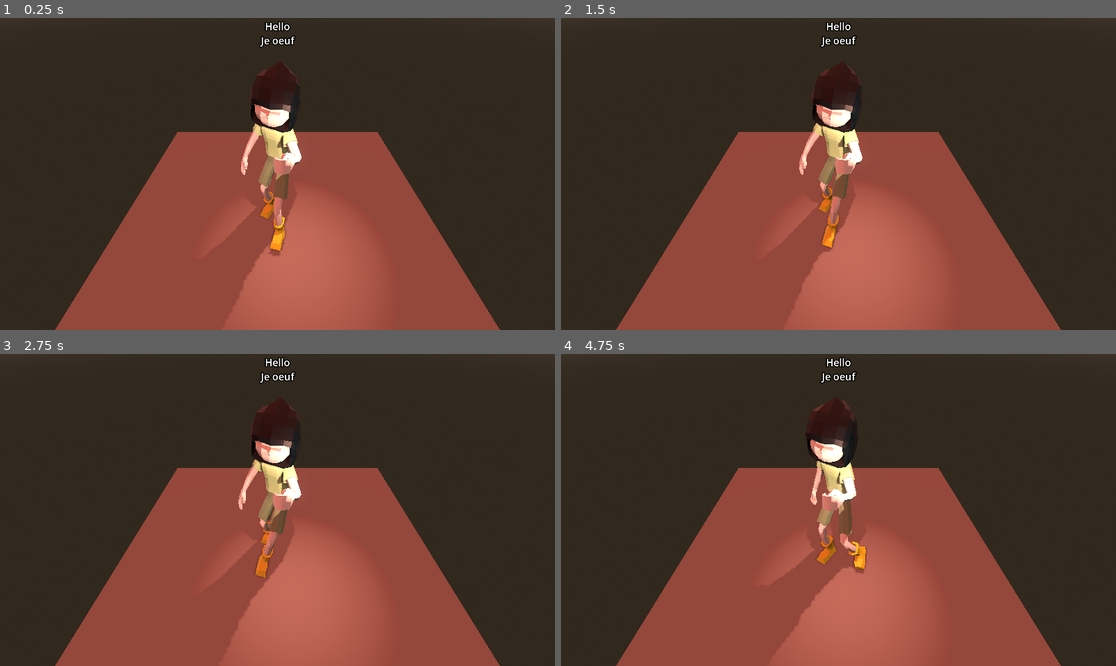
Above: before the commit, frames 1-4 (two rows, left to right).
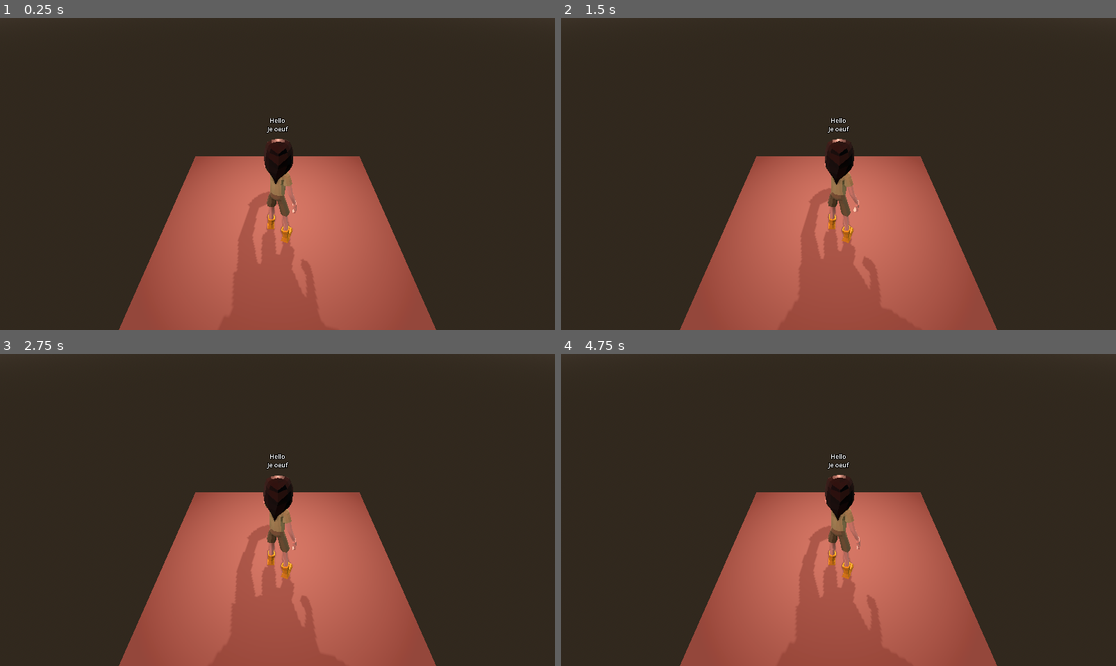
Above: after the commit, the same moments.

Repository: GreenDjango/BrackeysJam2026.1
Game: Godot game, scene res://src/scenes/game.tscn
Two runs of this game, one before a commit and one after it. Both use one fixed random seed, a clock stepped at 60 frames per second and the inputs below.
Inputs:
- Up to frame 1 (0.25 s): no input
- Up to frame 2 (1.5 s): no input
- Up to frame 3 (2.75 s): no input
- Up to frame 4 (4.75 s): no input

The runs differ from the first frame. In frame 1, 25% of the frame differs, in the area x 9-91%, y 1-100%; in frame 2, 25%; in frame 3, 25%; in frame 4, 26%.

Commit message:
Fix walk blending

Diff:
--- a/src/entities/player.tscn
+++ b/src/entities/player.tscn
@@ -5,11 +5,20 @@
 [sub_resource type="GDScript" id="GDScript_26beo"]
 script/source = "extends CharacterBody3D
 
-const SPEED = 5.0
-const JUMP_VELOCITY = 4.5
-
+const SPEED := 5.0
+const JUMP_VELOCITY := 4.5
+const WALK_BLEND_SPEED := 0.1
+
+var walk_blend_position := Vector2(0, 0)
 var max_life : int = 5
 var current_life : int = max_life
+
+func _process(_delta: float) -> void:
+	var input_dir := Input.get_vector(\"ui_left\", \"ui_right\", \"ui_up\", \"ui_down\")
+	walk_blend_position.x = move_toward(walk_blend_position.x, input_dir.x, WALK_BLEND_SPEED)
+	walk_blend_position.y = move_toward(walk_blend_position.y, input_dir.y, WALK_BLEND_SPEED)
+
+	$AnimationTree.set(\"parameters/WalkBlendSpace2D/blend_position\", walk_blend_position)
 
 func _physics_process(delta: float) -> void:
 	# Add the gravity.
@@ -40,10 +49,8 @@
 func remove_life() -> void:
 	if current_life > 0:
 		current_life = current_life - 1
-		$Torch.light_energy = current_life / float(max_life)
+		$MainCharacter/Armature/Skeleton3D/LeftHandBoneAttachment/Torch.light_energy = current_life / float(max_life)
 "
-
-[sub_resource type="CapsuleMesh" id="CapsuleMesh_26beo"]
 
 [sub_resource type="CapsuleShape3D" id="CapsuleShape3D_26beo"]
 height = 4.1674805
@@ -59,6 +66,9 @@
 
 [sub_resource type="AnimationNodeAnimation" id="AnimationNodeAnimation_l2v1k"]
 animation = &"marche_arriere"
+
+[sub_resource type="AnimationNodeAnimation" id="AnimationNodeAnimation_2lfla"]
+animation = &"idle"
 
 [sub_resource type="AnimationNodeBlendSpace2D" id="AnimationNodeBlendSpace2D_ya6j6"]
 blend_point_0/node = SubResource("AnimationNodeAnimation_cusn3")
@@ -69,124 +79,122 @@
 blend_point_2/pos = Vector2(-1, 0)
 blend_point_3/node = SubResource("AnimationNodeAnimation_l2v1k")
 blend_point_3/pos = Vector2(0, -1)
+blend_point_4/node = SubResource("AnimationNodeAnimation_2lfla")
+blend_point_4/pos = Vector2(0, 0)
 sync = true
 
 [sub_resource type="AnimationNodeBlendTree" id="AnimationNodeBlendTree_0qy4j"]
-nodes/output/position = Vector2(792, 181)
-nodes/BlendSpace2D/node = SubResource("AnimationNodeBlendSpace2D_ya6j6")
-nodes/BlendSpace2D/position = Vector2(445, 155)
-node_connections = [&"output", 0, &"BlendSpace2D"]
+graph_offset = Vector2(0, 32)
+nodes/output/position = Vector2(700, 200)
+nodes/WalkBlendSpace2D/node = SubResource("AnimationNodeBlendSpace2D_ya6j6")
+nodes/WalkBlendSpace2D/position = Vector2(280, 120)
+node_connections = [&"output", 0, &"WalkBlendSpace2D"]
 
 [node name="Player" type="CharacterBody3D" unique_id=460088547]
 script = SubResource("GDScript_26beo")
-
-[node name="MeshInstance3D" type="MeshInstance3D" parent="." unique_id=1107719430]
-transform = Transform3D(1, 0, 0, 0, 1, 0, 0, 0, 1, 0, 1, 0)
-visible = false
-mesh = SubResource("CapsuleMesh_26beo")
 
 [node name="CollisionShape3D" type="CollisionShape3D" parent="." unique_id=297260006]
 transform = Transform3D(1, 0, 0, 0, 1, 0, 0, 0, 1, 0, 2.0837402, 0)
 shape = SubResource("CapsuleShape3D_26beo")
 
+[node name="MainCharacter" parent="." unique_id=805796366 instance=ExtResource("1_cusn3")]
+transform = Transform3D(-1, 0, -8.742278e-08, 0, 1, 0, 8.742278e-08, 0, -1, 0, 0, 0)
+
+[node name="Skeleton3D" parent="MainCharacter/Armature" parent_id_path=PackedInt32Array(805796366, 1566124132) index="0" unique_id=2084913571]
+bones/0/position = Vector3(1.9367658, -3.129304, -260.39554)
+bones/0/rotation = Quaternion(-0.67152786, -0.18282658, 0.18118855, 0.6948348)
+bones/1/position = Vector3(8.34465e-07, 19.411194, -0.35083914)
+bones/1/rotation = Quaternion(0.032513425, 0.0009141954, -0.027295118, 0.9990982)
+bones/2/position = Vector3(-5.066395e-07, 22.65011, 1.0132791e-06)
+bones/2/rotation = Quaternion(0.01072611, -0.0074813506, 0.027552925, 0.9995348)
+bones/3/position = Vector3(-1.013279e-06, 25.88585, 1.4901161e-06)
+bones/3/rotation = Quaternion(0.0113788815, -0.0043873116, 0.028168013, 0.9995289)
+bones/4/position = Vector3(6.67572e-06, 29.12155, 1.2562681e-05)
+bones/4/rotation = Quaternion(0.0016210957, 0.151519, -0.054686237, 0.9869392)
+bones/5/position = Vector3(1.4305115e-06, 33.540718, -0.30647784)
+bones/5/rotation = Quaternion(-0.04969358, 0.11466078, -0.010244252, 0.9921081)
+bones/6/position = Vector3(1.7881393e-07, 76.44837, -0.6985529)
+bones/7/position = Vector3(10.745476, 26.459852, -0.02640345)
+bones/7/rotation = Quaternion(-0.5923922, -0.40514055, 0.5208896, -0.46217594)
+bones/8/position = Vector3(4.4699652e-07, 22.018236, 1.8472758e-05)
+bones/8/rotation = Quaternion(0.226072, -0.37010074, 0.20142542, 0.87826234)
+bones/9/position = Vector3(2.462791e-05, 59.046375, -2.5344623e-05)
+bones/9/rotation = Quaternion(-0.038436987, 0.023519685, 0.5503972, 0.83368605)
+bones/10/position = Vector3(-2.722588e-05, 52.63069, 2.0556068e-05)
+bones/10/rotation = Quaternion(0.009254116, -0.30560583, -0.078924134, 0.9488364)
+bones/11/position = Vector3(-8.431525, 7.1248555, -1.3235979e-05)
+bones/11/rotation = Quaternion(0.27054274, 0.22973152, 0.2185753, 0.9089857)
+bones/12/position = Vector3(-2.1539516, 8.5643835, -1.2560372e-06)
+bones/12/rotation = Quaternion(0.033891123, 0.021247922, -0.11090852, 0.99302536)
+bones/13/position = Vector3(0.4728415, 8.947642, -2.874338e-05)
+bones/13/rotation = Quaternion(0.10662207, -0.053028643, -0.35264337, 0.92815)
+bones/14/position = Vector3(1.6810491, 6.3148417, -1.4747163e-05)
+bones/15/position = Vector3(9.4146104e-05, 15.680079, -2.3700883e-05)
+bones/15/rotation = Quaternion(0.46107212, 0.10081229, 0.049864024, 0.88020617)
+bones/16/position = Vector3(0.33030725, 16.339539, 3.4438068e-05)
+bones/16/rotation = Quaternion(0.5281328, -0.006151571, 0.103952415, 0.8427526)
+bones/17/position = Vector3(-0.063271984, 9.598887, 2.3677221e-06)
+bones/17/rotation = Quaternion(0.47432178, 0.013722204, 0.077620134, 0.8768156)
+bones/18/position = Vector3(-0.26705357, 9.334155, 3.225574e-06)
+bones/19/position = Vector3(-10.74546, 26.460619, -0.06979174)
+bones/19/rotation = Quaternion(0.62580603, -0.40787202, 0.5334338, 0.39680684)
+bones/20/position = Vector3(-1.6433048e-06, 22.018215, -5.4073116e-06)
+bones/20/rotation = Quaternion(0.38786462, 0.008553736, 0.024058668, 0.92136264)
+bones/21/position = Vector3(3.6858025e-06, 59.043495, 8.3487175e-06)
+bones/21/rotation = Quaternion(-0.01889111, -0.10476549, -0.16820782, 0.97998655)
+bones/22/position = Vector3(-2.8628986e-06, 52.628662, 1.4583402e-05)
+bones/22/rotation = Quaternion(0.028175516, -0.16524605, -0.05022709, 0.98456955)
+bones/23/position = Vector3(9.215039, 7.4555016, -4.693866e-06)
+bones/23/rotation = Quaternion(0.007841328, -0.23111683, -0.10394995, 0.96732515)
+bones/24/position = Vector3(2.4363356, 9.164344, 8.551055e-06)
+bones/24/rotation = Quaternion(0.12528509, 0.17399372, 0.044251684, 0.9757416)
+bones/25/position = Vector3(-0.20267487, 8.393695, -2.0338134e-06)
+bones/25/rotation = Quaternion(-0.020863663, 0.07663339, -0.15661067, 0.98446184)
+bones/26/position = Vector3(-2.2336442, 5.779323, 2.6538164e-06)
+bones/27/position = Vector3(1.5426704e-06, 15.566087, -6.5592903e-06)
+bones/27/rotation = Quaternion(0.09063391, -0.03252042, 0.026723236, 0.9949944)
+bones/28/position = Vector3(0.12418842, 16.211409, -1.7571445e-05)
+bones/28/rotation = Quaternion(0.16177146, 0.026033502, -0.06394634, 0.98441005)
+bones/29/position = Vector3(-0.43836975, 10.393876, -4.8574943e-06)
+bones/29/rotation = Quaternion(0.13305967, 0.021773633, 0.031841736, 0.9903571)
+bones/30/position = Vector3(0.31417388, 9.158777, 8.3533305e-06)
+bones/31/position = Vector3(15.116845, -10.79286, 0.21535318)
+bones/31/rotation = Quaternion(0.17111267, 0.11408526, 0.97656685, -0.063422315)
+bones/32/position = Vector3(4.3138098e-06, 118.65899, 3.5245987e-06)
+bones/32/rotation = Quaternion(-0.14866643, -0.12121769, 0.004014037, 0.9814217)
+bones/33/position = Vector3(3.4888883e-06, 106.50387, -4.3328862e-07)
+bones/33/rotation = Quaternion(0.46334833, 0.01386893, -0.049636602, 0.8846764)
+bones/34/rotation = Quaternion(0.33267504, 0.00875544, -0.0045310333, 0.94299006)
+bones/36/position = Vector3(-15.116845, -10.792818, -0.058137435)
+bones/36/rotation = Quaternion(-0.021357242, 0.040338445, 0.99630076, 0.072811276)
+bones/37/rotation = Quaternion(-0.09570123, -0.09028743, 0.019734228, 0.9911105)
+bones/38/rotation = Quaternion(0.495782, 0.029636946, 0.04869818, 0.866574)
+bones/39/rotation = Quaternion(0.34642383, -0.00967429, 0.0041634287, 0.93801904)
+
+[node name="LeftHandBoneAttachment" type="BoneAttachment3D" parent="MainCharacter/Armature/Skeleton3D" index="0" unique_id=186672180]
+transform = Transform3D(0.0056191683, -0.27029508, -0.96276104, 0.3118412, 0.9152393, -0.25513273, 0.9501177, -0.29879504, 0.08943209, 26.00539, 116.65805, -343.95654)
+bone_name = "mixamorig_LeftHand"
+bone_idx = 10
+
+[node name="Torch" type="OmniLight3D" parent="MainCharacter/Armature/Skeleton3D/LeftHandBoneAttachment" unique_id=225046883]
+transform = Transform3D(1, 0, 0, 0, 1, 0, 0, 0, 1, -100, 30, 20)
+light_color = Color(0.9999997, 0.7524437, 0.66248655, 1)
+shadow_enabled = true
+shadow_transmittance_bias = 16.0
+shadow_opacity = 0.8
+omni_range = 8.0
+
 [node name="Dialog" type="Label3D" parent="." unique_id=471950260]
-transform = Transform3D(1, 0, 0, 0, 1, 0, 0, 0, 1, 0, 4.8432665, 0)
+transform = Transform3D(1, 0, 0, 0, 1, 0, 0, 0, 1, 0, 5, 0)
 billboard = 1
 text = "Hello
 Je oeuf"
 vertical_alignment = 2
 
-[node name="main_character" parent="." unique_id=805796366 instance=ExtResource("1_cusn3")]
-
-[node name="Skeleton3D" parent="main_character/Armature" parent_id_path=PackedInt32Array(805796366, 1566124132) index="0" unique_id=2084913571]
-bones/0/position = Vector3(2.385511, -3.4569077, -260.3428)
-bones/0/rotation = Quaternion(-0.668815, -0.17455222, 0.17949446, 0.6999998)
-bones/1/position = Vector3(6.16996e-07, 19.411167, -0.35083652)
-bones/1/rotation = Quaternion(0.032311372, -0.064787015, 0.0091089215, 0.9973343)
-bones/2/position = Vector3(7.448283e-07, 22.650112, -1.961487e-06)
-bones/2/rotation = Quaternion(0.035398763, -0.01932163, 0.006289102, 0.9991667)
-bones/3/position = Vector3(7.0790213e-07, 25.885841, 5.624e-07)
-bones/3/rotation = Quaternion(0.03647079, -0.011208101, 0.008255383, 0.9992378)
-bones/4/position = Vector3(-4.5540293e-07, 29.121515, -8.196838e-08)
-bones/4/rotation = Quaternion(-0.03199134, 0.067677945, -0.07962836, 0.99400985)
-bones/5/position = Vector3(-1.4062479e-06, 33.54076, -0.30646905)
-bones/5/rotation = Quaternion(-0.09884867, 0.03584569, 0.0056005, 0.9944409)
-bones/6/position = Vector3(1.2204083e-06, 76.448425, -0.6985457)
-bones/7/position = Vector3(10.745466, 26.459808, -0.026407393)
-bones/7/rotation = Quaternion(-0.6123727, -0.3879639, 0.4311964, -0.5371718)
-bones/8/position = Vector3(2.8217573e-06, 22.018215, 2.8886656e-05)
-bones/8/rotation = Quaternion(0.22520089, -0.4909726, 0.1836612, 0.821279)
-bones/9/position = Vector3(-2.2105394e-05, 59.04633, -1.051772e-05)
-bones/9/rotation = Quaternion(-0.036702808, 0.055304427, 0.57445383, 0.8158415)
-bones/10/position = Vector3(9.948636e-07, 52.630695, -8.257191e-06)
-bones/10/rotation = Quaternion(-0.08710955, -0.30756074, -0.1125129, 0.940829)
-bones/11/position = Vector3(-8.431601, 7.124861, -5.2388596e-06)
-bones/11/rotation = Quaternion(0.27032292, 0.22962067, 0.21934819, 0.9088929)
-bones/12/position = Vector3(-2.1539502, 8.56437, 1.3076847e-05)
-bones/12/rotation = Quaternion(0.033642072, 0.021137549, -0.10998454, 0.99313885)
-bones/13/position = Vector3(0.4728869, 8.9476185, -1.8666856e-06)
-bones/13/rotation = Quaternion(0.106514335, -0.05296295, -0.3521709, 0.9283455)
-bones/14/position = Vector3(1.6810502, 6.3148427, -1.7411381e-06)
-bones/15/position = Vector3(2.7037211e-05, 15.680069, -1.1261988e-05)
-bones/15/rotation = Quaternion(0.4593953, 0.09758056, 0.04001357, 0.8819484)
-bones/16/position = Vector3(0.3302821, 16.339533, 1.24117305e-05)
-bones/16/rotation = Quaternion(0.5234187, -0.0061353226, 0.102787994, 0.8458309)
-bones/17/position = Vector3(-0.06327223, 9.598878, -2.0352805e-05)
-bones/17/rotation = Quaternion(0.46891573, 0.013546129, 0.0762486, 0.87984127)
-bones/18/position = Vector3(-0.26701182, 9.334175, 2.3641824e-06)
-bones/19/position = Vector3(-10.745471, 26.460592, -0.069784895)
-bones/19/rotation = Quaternion(0.60961515, -0.432422, 0.5284589, 0.40263128)
-bones/20/position = Vector3(-4.3239197e-06, 22.018219, -8.313533e-06)
-bones/20/rotation = Quaternion(0.44696918, 0.040764548, 0.07565164, 0.8904121)
-bones/21/position = Vector3(-1.4133716e-06, 59.043484, -3.2592438e-06)
-bones/21/rotation = Quaternion(-0.014605814, -0.06763638, -0.21897502, 0.9732738)
-bones/22/position = Vector3(-2.2115912e-06, 52.628654, 1.995074e-06)
-bones/22/rotation = Quaternion(-0.052314296, -0.1906176, -0.039999478, 0.97945297)
-bones/23/position = Vector3(9.215055, 7.4555125, 6.471449e-06)
-bones/23/rotation = Quaternion(0.007935351, -0.23122413, -0.10423353, 0.9672683)
-bones/24/position = Vector3(2.436333, 9.1643505, 1.5423664e-05)
-bones/24/rotation = Quaternion(0.121888295, 0.1750945, 0.039462846, 0.9761803)
-bones/25/position = Vector3(-0.20267771, 8.393711, -1.332406e-06)
-bones/25/rotation = Quaternion(-0.02605749, 0.07546642, -0.17409836, 0.9814865)
-bones/26/position = Vector3(-2.2336533, 5.7793016, 8.211612e-06)
-bones/27/position = Vector3(1.0246578e-05, 15.566106, 9.5182495e-06)
-bones/27/rotation = Quaternion(0.10149411, -0.027114201, 0.004065142, 0.9944584)
-bones/28/position = Vector3(0.124189705, 16.211378, -1.7507647e-05)
-bones/28/rotation = Quaternion(0.17914061, 0.027185602, -0.07118179, 0.98086846)
-bones/29/position = Vector3(-0.43837482, 10.393857, 7.2174257e-06)
-bones/29/rotation = Quaternion(0.15055738, 0.02365843, 0.024376266, 0.98801756)
-bones/30/position = Vector3(0.31417334, 9.158808, 3.413522e-06)
-bones/31/position = Vector3(15.116846, -10.792836, 0.215358)
-bones/31/rotation = Quaternion(0.016705792, 0.18175684, 0.9829855, 0.020616848)
-bones/32/position = Vector3(4.2352035e-06, 118.658966, -5.459206e-06)
-bones/32/rotation = Quaternion(-0.47732666, -0.07028544, -0.038362104, 0.87507004)
-bones/33/position = Vector3(-2.6402868e-06, 106.503845, -3.318562e-06)
-bones/33/rotation = Quaternion(0.520466, -0.038169906, -0.06890685, 0.8502412)
-bones/34/rotation = Quaternion(0.41926453, 0.00976815, -0.018149205, 0.90763015)
-bones/36/position = Vector3(-15.116844, -10.792828, -0.05813324)
-bones/36/rotation = Quaternion(-0.09068688, 0.3173001, 0.9393652, 0.09321818)
-bones/37/rotation = Quaternion(-0.2763882, -0.049835913, 0.020493457, 0.95953435)
-bones/38/rotation = Quaternion(0.5013089, -0.014376242, -0.043855015, 0.8640368)
-bones/39/rotation = Quaternion(0.34440196, -0.0056978255, 0.0013687303, 0.938804)
-
-[node name="BoneAttachment3D" type="BoneAttachment3D" parent="main_character/Armature/Skeleton3D" index="0" unique_id=186672180]
-transform = Transform3D(-0.1559366, -0.30834946, -0.9384052, 0.381147, 0.8576683, -0.34515566, 0.91126895, -0.41149303, -0.016215265, -10.931089, 120.418045, -350.93497)
-bone_name = "mixamorig_LeftHand"
-bone_idx = 10
-
-[node name="Torch" type="OmniLight3D" parent="main_character/Armature/Skeleton3D/BoneAttachment3D" unique_id=225046883]
-transform = Transform3D(2.519123, -98.26082, 18.397251, -17.63553, 17.677647, 96.83222, -98.40042, -5.68376, -16.883537, -37.44214, 6.307434, -18.377289)
-light_color = Color(0.9999997, 0.7524437, 0.66248655, 1)
-shadow_enabled = true
-
 [node name="AnimationTree" type="AnimationTree" parent="." unique_id=771295286]
-root_node = NodePath("../main_character")
-root_motion_track = NodePath("Armature/Skeleton3D:mixamorig_Hips")
+root_node = NodePath("../MainCharacter")
 tree_root = SubResource("AnimationNodeBlendTree_0qy4j")
-anim_player = NodePath("../main_character/AnimationPlayer")
-parameters/BlendSpace2D/blend_position = Vector2(0.013443589, -0.04186046)
-
-[node name="RootMotionView" type="RootMotionView" parent="." unique_id=1027479428]
-visible = false
-
-[editable path="main_character"]
+anim_player = NodePath("../MainCharacter/AnimationPlayer")
+parameters/WalkBlendSpace2D/blend_position = Vector2(0, 0)
+
+[editable path="MainCharacter"]
--- a/src/scenes/game.tscn
+++ b/src/scenes/game.tscn
@@ -14,7 +14,6 @@
 background_mode = 2
 sky = SubResource("Sky_covw0")
 ssao_enabled = true
-sdfgi_enabled = true
 glow_enabled = true
 
 [sub_resource type="PlaneMesh" id="PlaneMesh_qfxj7"]
@@ -31,9 +30,10 @@
 [node name="Player" parent="." unique_id=460088547 instance=ExtResource("1_qfxj7")]
 
 [node name="SpringArm3D" type="SpringArm3D" parent="Player" unique_id=225805477]
-transform = Transform3D(1, 0, 0, 0, 0.7071068, 0.7071068, 0, -0.7071068, 0.7071068, 0, 5, 3)
+transform = Transform3D(1, 0, 0, 0, 1, 0, 0, 0, 1, 0, 8, 3.5)
 
 [node name="Camera3D" type="Camera3D" parent="Player/SpringArm3D" unique_id=130846738]
+transform = Transform3D(1, 0, 0, 0, 0.70710677, 0.70710677, 0, -0.70710677, 0.70710677, 0, 0, 0)
 current = true
 
 [node name="Ground" type="StaticBody3D" parent="." unique_id=1429971742]
